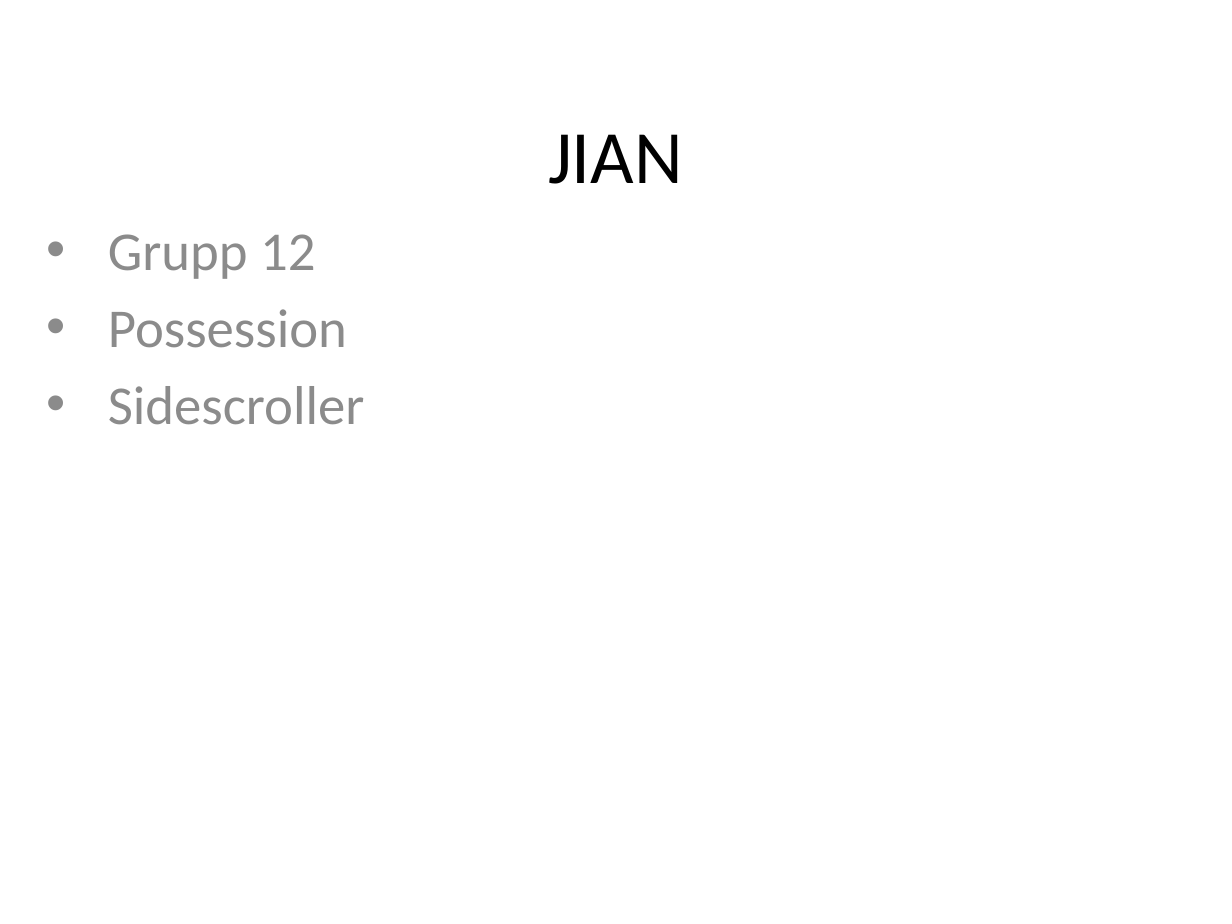
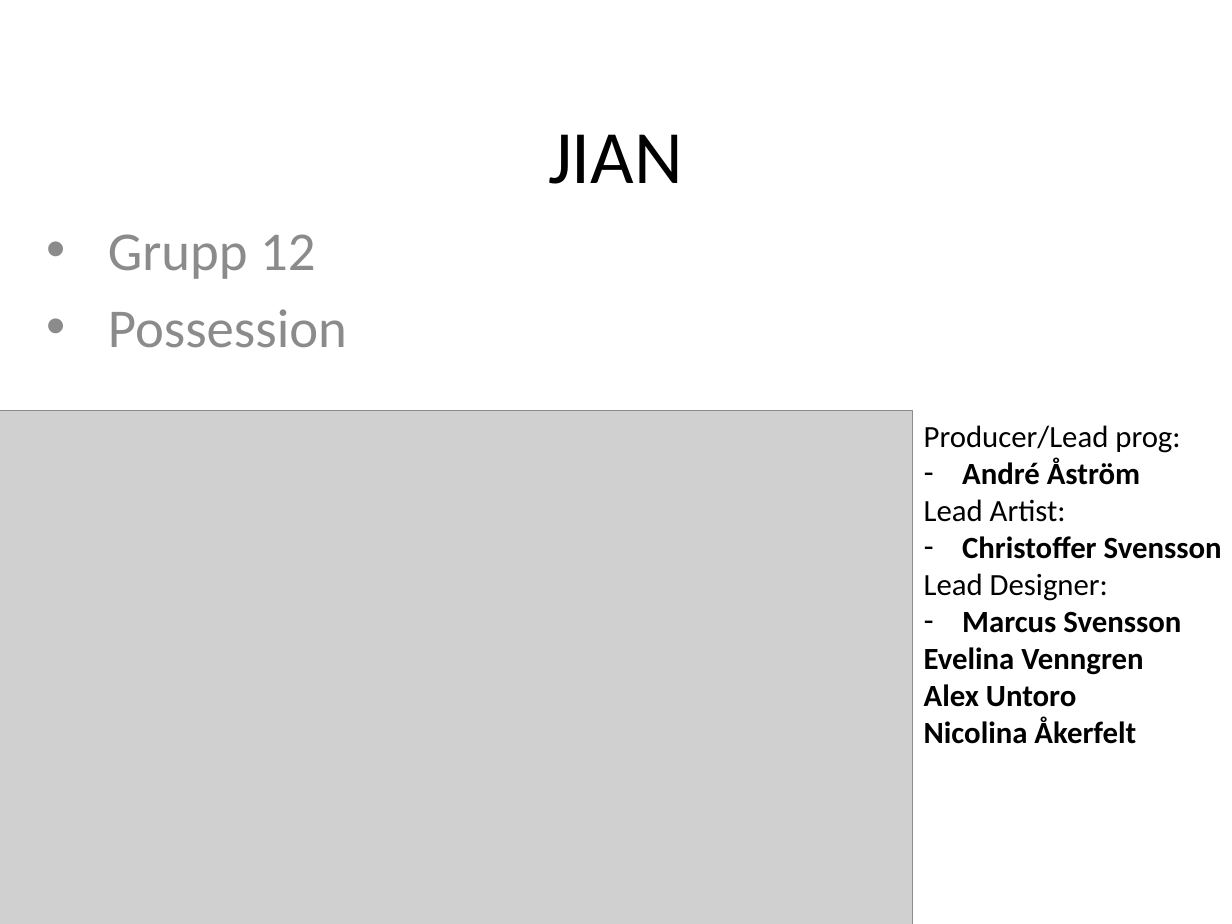
Before and after one commit to Picopic/Possession, a slide deck: slide 1 of Beta/Betapresentation.pptx. Drawn at 1232x924 pixels with LibreOffice and Linux fonts; fonts in the diff are those of the drawing; grey boxes stand for pictures. Boxes give left, top, right and bottom in pixels: in the first picture for what was removed or moved away, otherwise in the second. Text is boxed around its words. In the diff, an @@ line names an element or a change of style, - is before the commit and + after.

```diff
--- a/Beta/Betapresentation.pptx
+++ b/Beta/Betapresentation.pptx
@@ subtitle at (108, 386, 365, 425): paragraph removed @@
-• Sidescroller
@@ picture added at (0, 410, 913, 924) @@
@@ text added at (924, 425, 1222, 744), 18 pt, text #000000, bold @@
+Producer/Lead prog:
+– André Åström
+Lead Artist:
+– Christoffer Svensson
+Lead Designer:
+– Marcus Svensson
+Evelina Venngren
+Alex Untoro
+Nicolina Åkerfelt
```
Also in this commit, not shown: 5 other slides changed, 45 other files.
